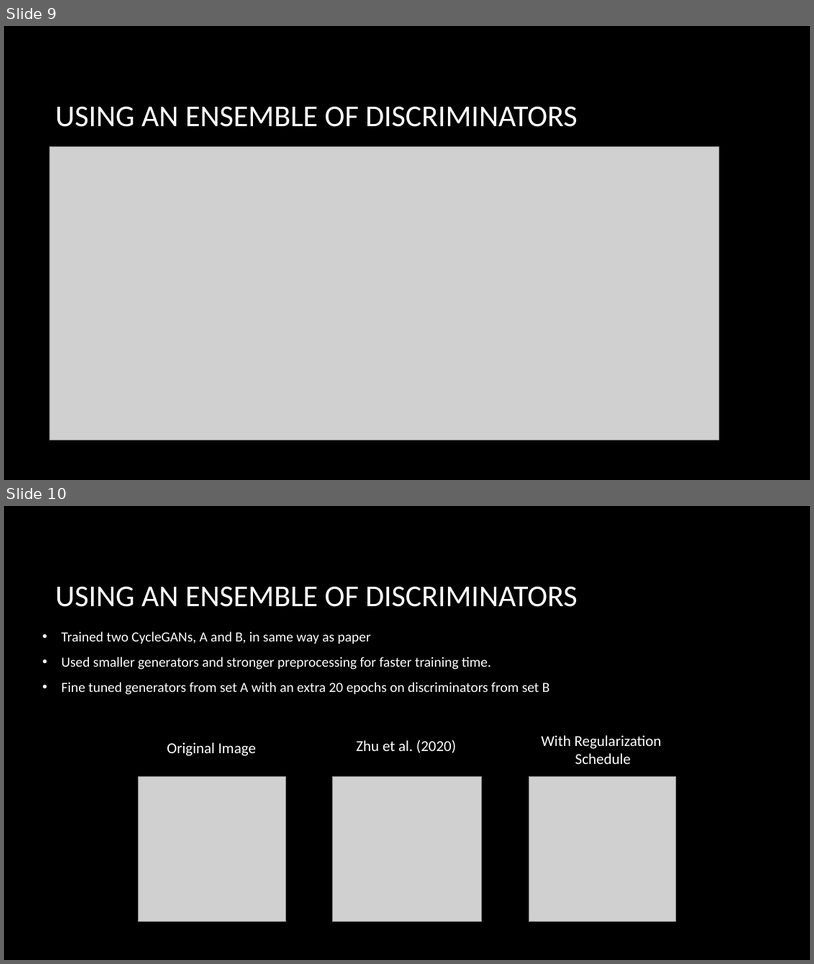
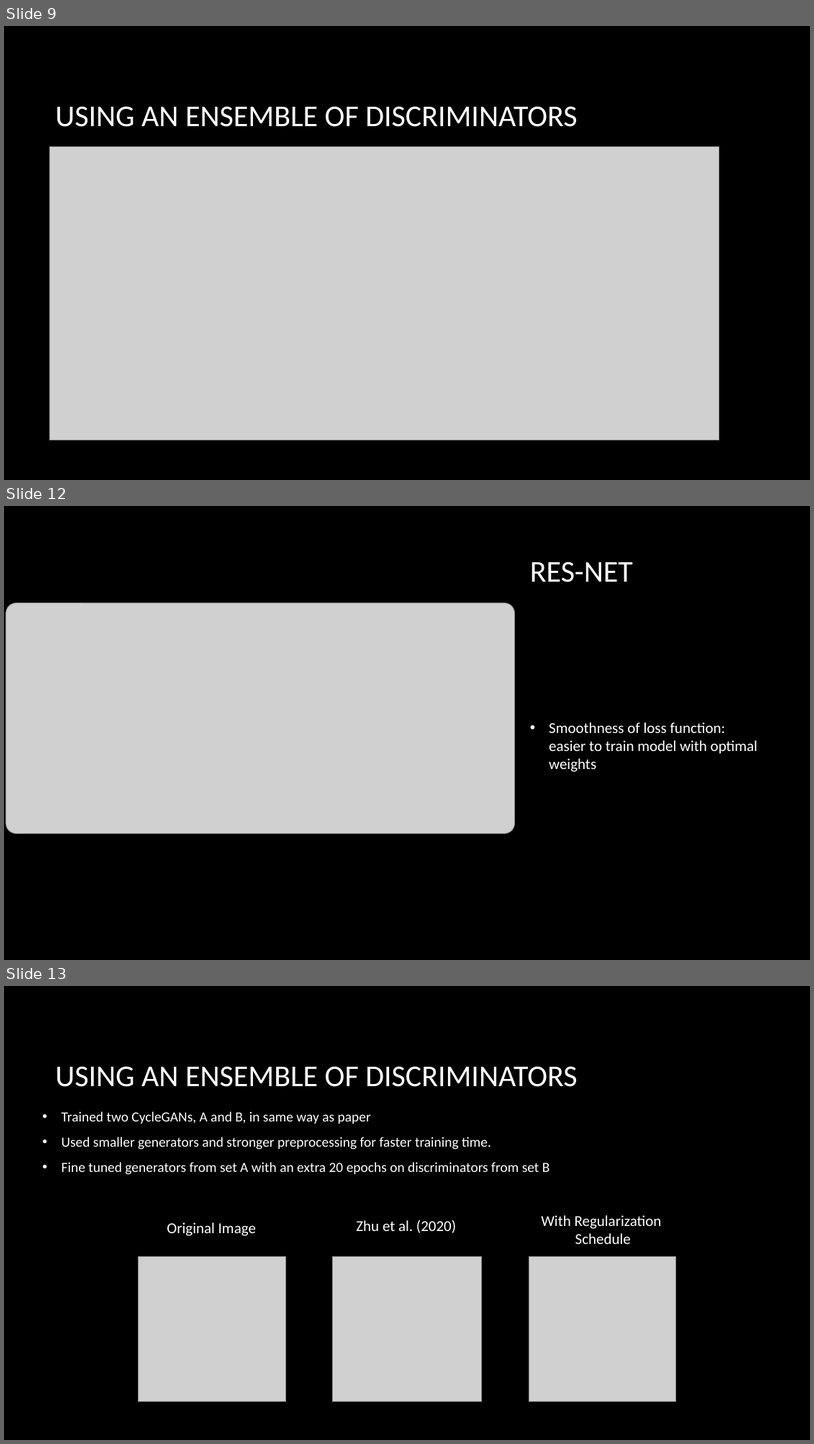
Before and after one commit to charlesabouhaidar/COMP473-Project, a slide deck: CycleGAN_simple/report_resources/COMP473_Project.pptx. Shown one above the other, each under a label of ours: slides 9 and 10 before the commit, slides 9, 12 and 13 after it; the slides between them are not shown. The pictures are 814x964 and 814x1444 pixels, drawn with LibreOffice and Linux fonts; fonts in the diff are those of the drawing; grey boxes stand for pictures; background and template pictures are left out. Boxes give left, top, right and bottom in pixels: in the first picture for what was removed or moved away, otherwise in the second. Text is boxed around its words. In the diff, an @@ line names an element or a change of style, - is before the commit and + after.

```diff
--- a/CycleGAN_simple/report_resources/COMP473_Project.pptx
+++ b/CycleGAN_simple/report_resources/COMP473_Project.pptx
@@ slide 12 added at [4,506,810,960], background picture (left out) @@
@@ title added at [530,561,633,582], 36 pt, text #FFFFFF @@
+RES-NET
@@ picture added at [6,602,514,834] @@
@@ text added at [549,722,758,772], 18 pt, text #FFFFFF @@
+• Smoothness of loss function: easier to train model with optimal weights
@@ what was slide 10 is now slide 13 @@
```
Also in this commit, not shown: 2 other slides added.
